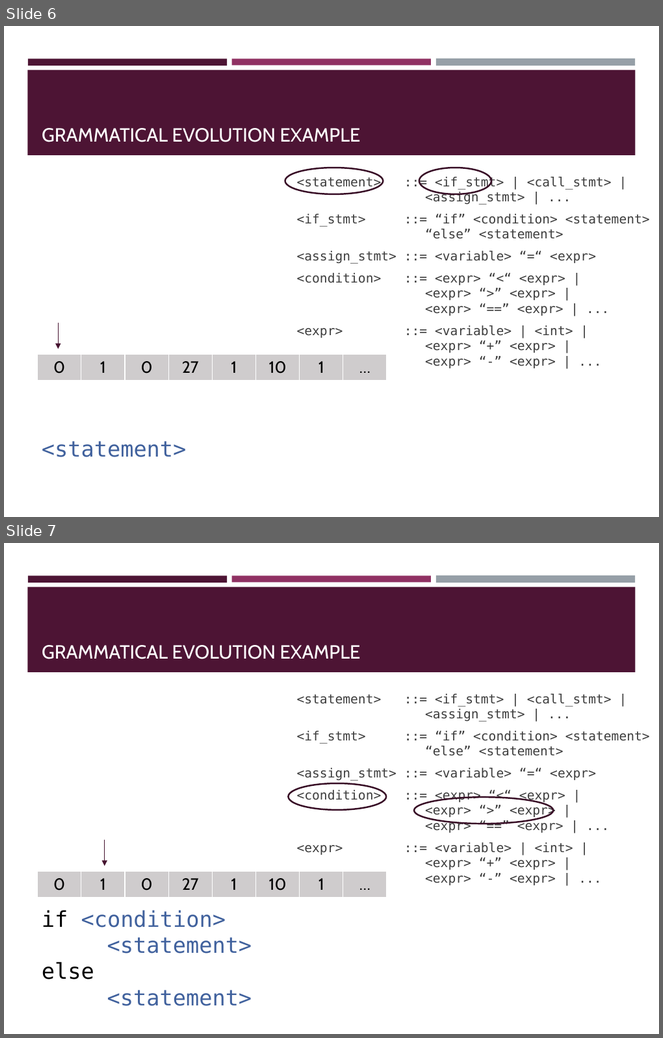
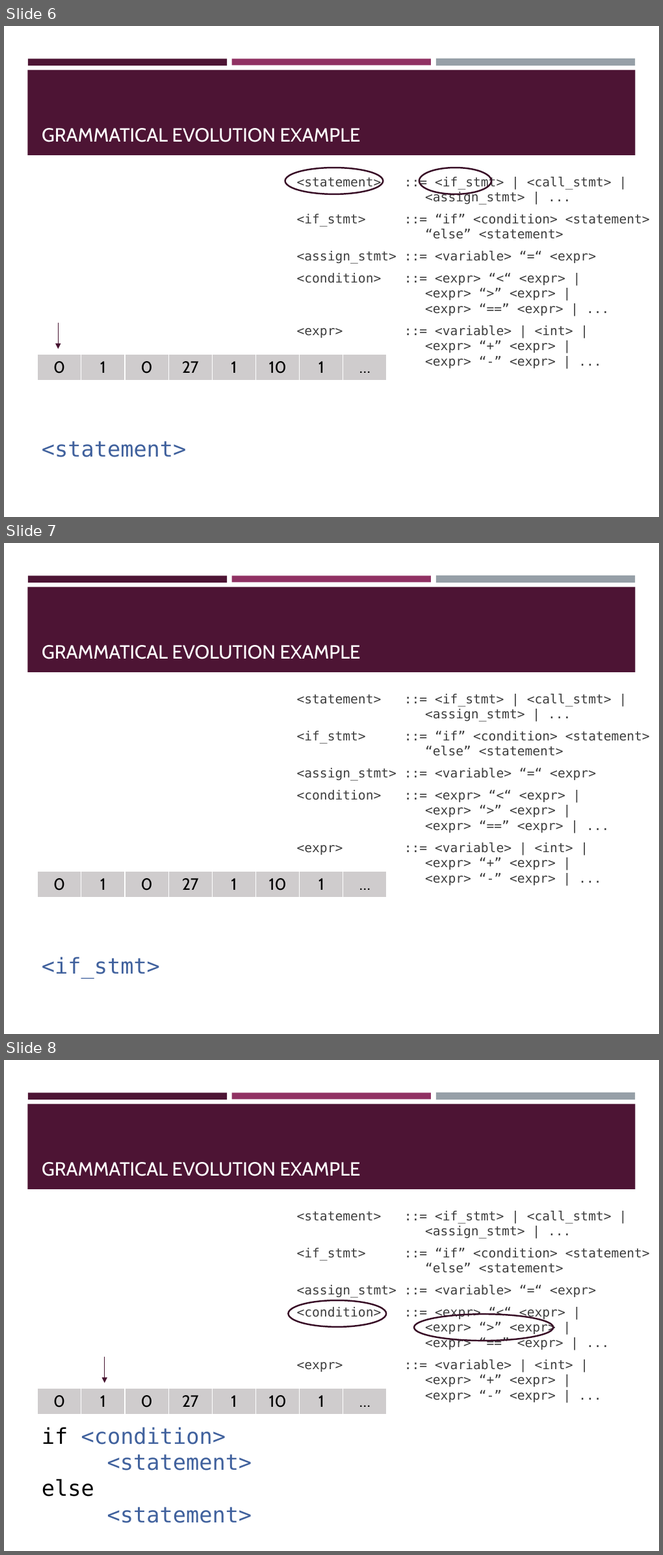
Before and after one commit to Falmouth-Games-Academy/m-course-materials, a slide deck: COMP704/12/2019-20-COMP704-12-lecture-materials.pptx. Shown one above the other, each under a label of ours: slides 6 and 7 before the commit, slides 6, 7 and 8 after it. The pictures are 663x1038 and 663x1555 pixels, drawn with LibreOffice and Linux fonts; fonts in the diff are those of the drawing. Boxes give left, top, right and bottom in pixels: in the first picture for what was removed or moved away, otherwise in the second. Text is boxed around its words. In the diff, an @@ line names an element or a change of style, - is before the commit and + after.

Commit message:
Minor change

```diff
--- a/COMP704/12/2019-20-COMP704-12-lecture-materials.pptx
+++ b/COMP704/12/2019-20-COMP704-12-lecture-materials.pptx
@@ slide 7 added at bbox=[4, 543, 659, 1034], background #FFFFFF; not listed: 4 template elements that a slide beside it also shows @@
@@ title added at bbox=[42, 645, 361, 659], 21 pt, text #FFFFFF @@
+GRAMMATICAL EVOLUTION EXAMPLE
@@ text added at bbox=[297, 694, 650, 886], 14 pt, text #3D3D3D @@
+<statement> ::= <if_stmt> | <call_stmt> | <assign_stmt> | ...
+<if_stmt> ::= “if” <condition> <statement> “else” <statement>
+<assign_stmt> ::= <variable> “=“ <expr>
+<condition> ::= <expr> “<“ <expr> |
+<expr> “>” <expr> |
+<expr> “==” <expr> | ...
+<expr> ::= <variable> | <int> |
+<expr> “+” <expr> |
+<expr> “-” <expr> | ...
@@ table added at bbox=[37, 871, 389, 898], 1 rows, 8 columns @@
+0 | 1 | 0 | 27 | 1 | 10 | 1 | …
@@ text added at bbox=[42, 957, 160, 979], 24 pt, text #40619D @@
+<if_stmt>
@@ what was slide 7 is now slide 8 @@
```
